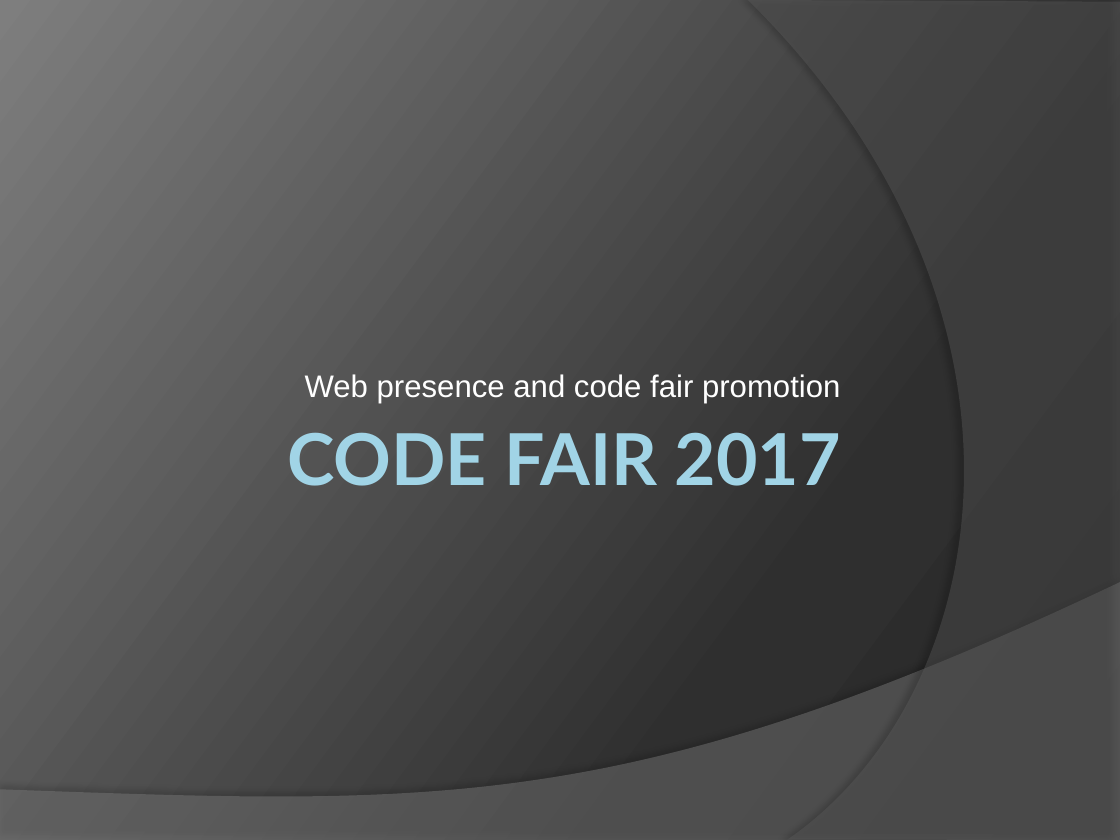
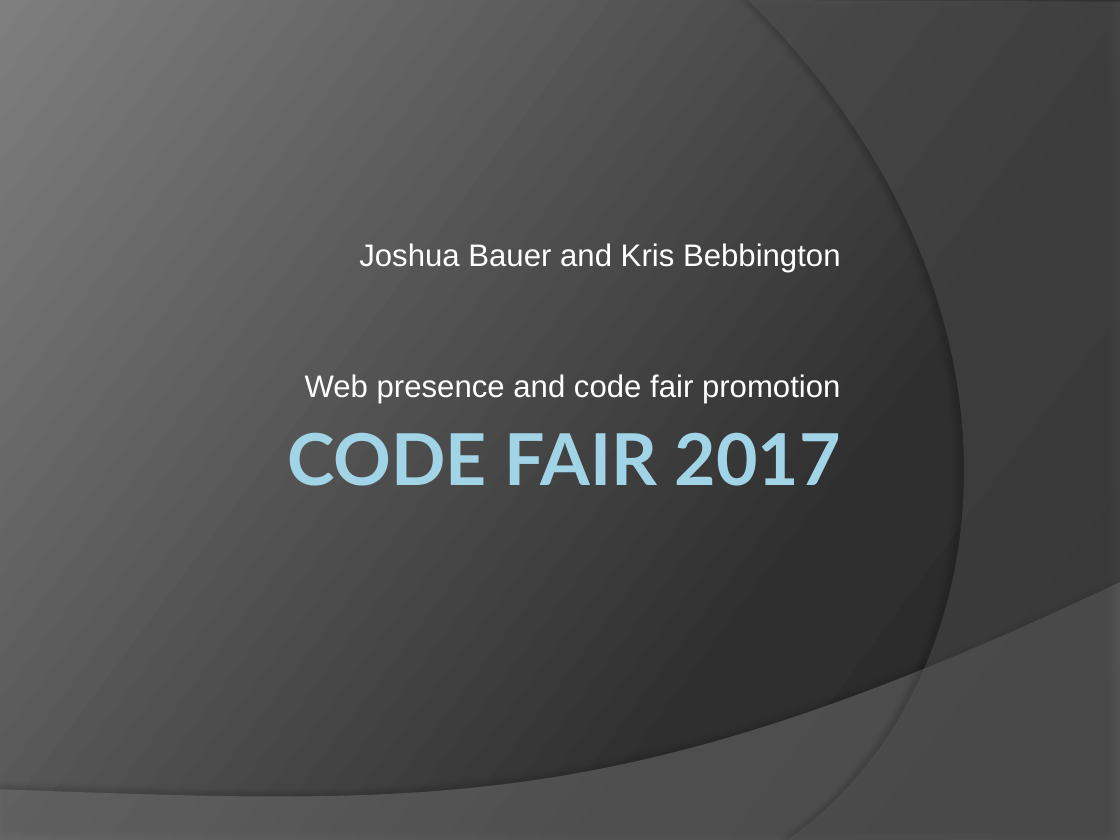
Before and after one commit to jaybeebauer/codefair, a slide deck: slide 1 of working_documents/Presentation/Presentation.pptx. Drawn at 1120x840 pixels with LibreOffice and Linux fonts; fonts in the diff are those of the drawing. Boxes give left, top, right and bottom in pixels: in the first picture for what was removed or moved away, otherwise in the second. Text is boxed around its words. In the diff, an @@ line names an element or a change of style, - is before the commit and + after.

```diff
--- a/working_documents/Presentation/Presentation.pptx
+++ b/working_documents/Presentation/Presentation.pptx
@@ subtitle at box(359, 243, 841, 273): paragraph added @@
+Joshua Bauer and Kris Bebbington
```
Also in this commit, not shown: 1 other slide changed, 3 slides added.
